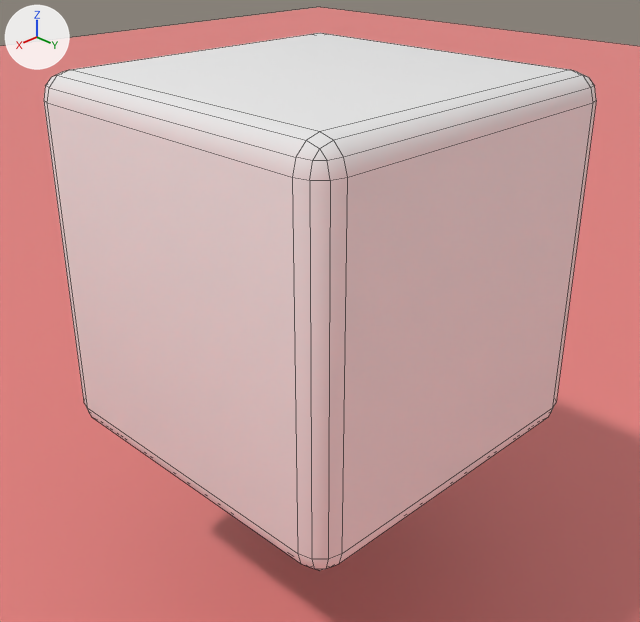
The Blender file blender/numero.blend as it was, and as the next commit left it.
One viewpoint serves both versions: a 50 mm camera at (0.1556, 0.1557, 1.1901) aimed at (0.0041, 0.0041, 1.0878). Every picture has the same lights, and +X, +Y and +Z are marked at upper left. Mesh edges are drawn as thin lines.

The older version as bpy lines, for what is in view:
```python
me_cube = bpy.data.meshes.new('cube')
me_cube.from_pydata(...)  # a box spanning x -0.05..0.05, y -0.05..0.05, z -0.05..0.05
me_cube.polygons.foreach_set('use_smooth', [True] * 6)
me_cube.materials.append(mat_logo)  # white #e7e7e7
me_plane_001 = bpy.data.meshes.new('Plane.001')
me_plane_001.from_pydata([(-1.0, -1.0, 1.0), (1.0, -1.0, 1.0), (-1.0, 1.0, 1.0), (1.0, 1.0, 1.0)], [], [(0, 1, 3, 2)])
me_plane_001.materials.append(mat_material_001)  # pink #e7817e
ob_cube = bpy.data.objects.new('cube', me_cube)
ob_cube.location = (0.0, 0.0, 1.1)
_m = ob_cube.modifiers.new('Bevel', 'BEVEL')
_m.width = 0.007
_m.width_pct = 0.007
_m.segments = 3
_m.limit_method = 'NONE'
_m.spread = 0.0
ob_plane = bpy.data.objects.new('Plane', me_plane_001)
ob_plane.location = (0.0, 0.0, 0.0)
```
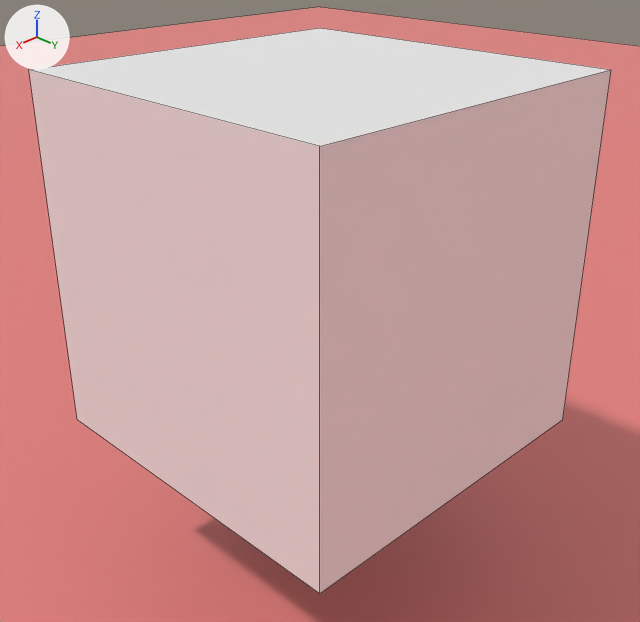
Pixel boxes (x1, y1, x2, y2) of what changed, in the pictures (640 x 622 px):
'cube', shading changed, modifiers changed: before (44, 33, 596, 571); after (29, 28, 611, 593)

Patch to the scene script:
```diff
--- a/blender/numero.blend.py
+++ b/blender/numero.blend.py
@@ me_cube @@
 me_cube.from_pydata(...)  # 8 vertices, 6 faces; spans x -0.05..0.05, y -0.05..0.05, z -0.05..0.05
 # used by ob_cube; location = (0.0, 0.0, 1.1)
+# me_cube part 1: all faces are now shaded flat (6 of 6 changed)
 me_cube.materials.append(mat_logo)
@@ ob_cube @@
 ob_cube.location = (0.0, 0.0, 1.1)
-_m = ob_cube.modifiers.new('Bevel', 'BEVEL')
-_m.width = 0.007
-_m.width_pct = 0.007
-_m.segments = 3
-_m.limit_method = 'NONE'
-_m.spread = 0.0
```
